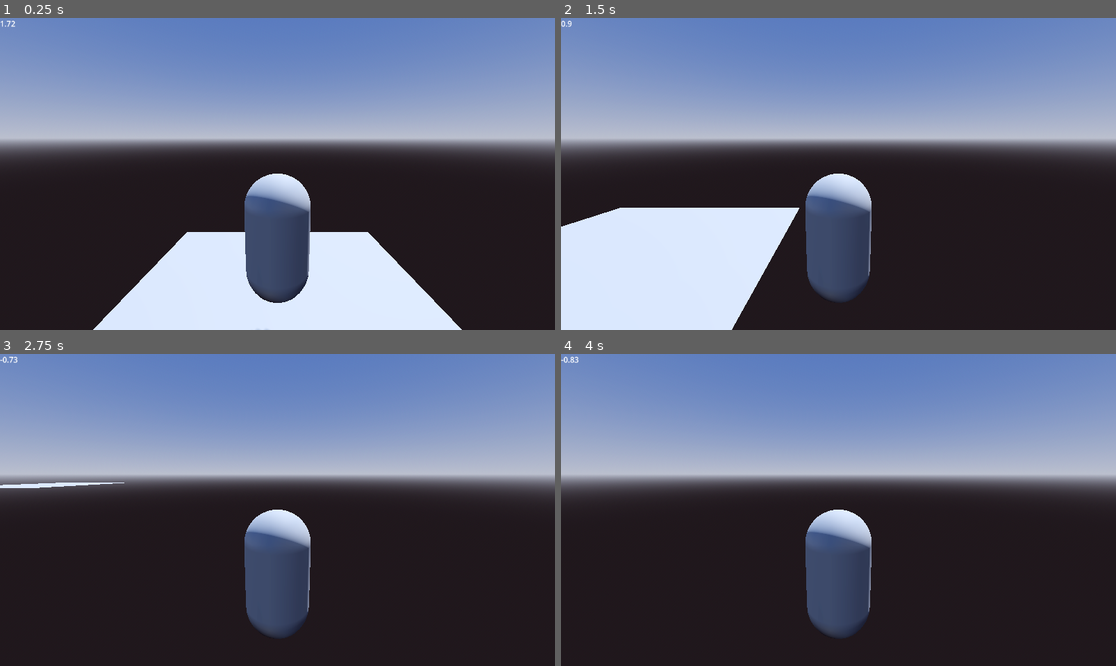
Above: before the commit, frames 1-4 (two rows, left to right).
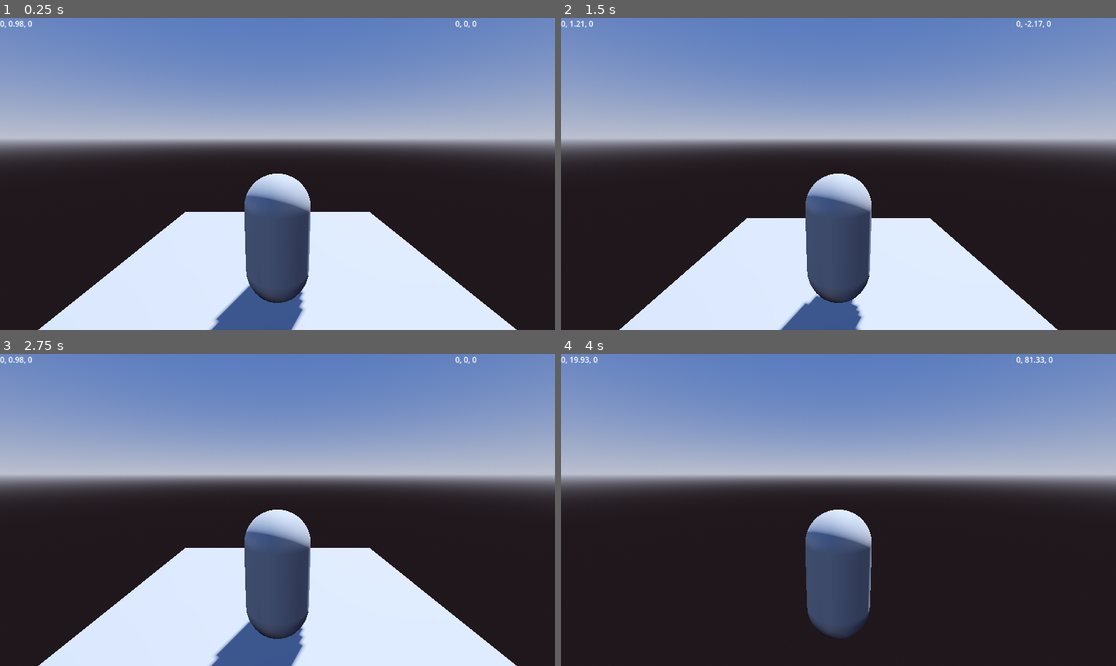
Above: after the commit, the same moments.

Repository: Grantallkotten/my-game
Game: Godot game, scene res://scene.tscn
The game is run twice, just before and just after one commit, with the same random seed, the same clock (stepped at 60 frames per second) and the same inputs.
Inputs:
- Up to frame 1 (0.25 s): no input
- Up to frame 2 (1.5 s): tap Enter (ui_accept) at 0.5 s; hold Right (ui_right) 0.53-1.28 s; hold Enter (ui_accept) 0.53-1.28 s; tap Space (jump, bound only after the commit) at 0.77, 0.8, 1.07, 1.35 s; hold Down (ui_down) from 1.28 s (still down)
- Up to frame 3 (2.75 s): tap Space (jump, bound only after the commit) at 1.52, 1.82, 2.3 s; tap Enter (ui_accept) at 1.55 s; release Down (ui_down) at 2.03 s; hold Right (ui_right) from 2.03 s (still down); hold Enter (ui_accept) from 2.03 s (still down)
- Up to frame 4 (4 s): release Right (ui_right) at 2.78 s; release Enter (ui_accept) at 2.78 s; hold Up (ui_up) 2.78-3.53 s; tap Enter (ui_accept) at 2.85 s; tap Space (jump, bound only after the commit) at 3.02, 3.32 s; hold Left (ui_left) from 3.53 s (still down); hold Space (jump, bound only after the commit) from 3.53 s (still down)

The runs differ from the first frame. In frame 1, 7.9% of the frame differs, in the area x 0-94%, y 0-100%; in frame 2, 21%, in the area x 0-90%, y 0-100%; in frame 3, 20%; in frame 4, 0.1%.

Commit message:
Added more advanced player movment

Diff:
--- a/player/player.gd
+++ b/player/player.gd
@@ -1,8 +1,12 @@
-extends RigidBody3D
+extends CharacterBody3D
 
-@onready var label: Label = $HUD/HUTArea/Label
+@onready var position_label: Label = $HUD/HUDArea/PositionLabel
+@onready var velocity_label: Label = $HUD/HUDArea/VelocityLabel
 
-@onready var walk_strength: float = 1000
+@export var walk_speed: float = 10.0
+@export var walk_acceleration: float = 20.0
+@export var jump_strength: float = 5.0
+@export var gravity: float = 90.0
 
 # Called when the node enters the scene tree for the first time.
 func _ready() -> void:
@@ -11,18 +15,26 @@
 
 # Called every frame. 'delta' is the elapsed time since the previous frame.
 func _process(delta: float) -> void:
-	player_movment(delta)
-	set_hud()
+	_player_movment(delta)
+	_set_hud()
 
-func player_movment(delta: float) -> void:
-	var input := Vector3.ZERO
+func _player_movment(delta: float) -> void:
+	var movment_direction := Vector3.ZERO
 	# Input.get_axis(A, B) --> A will return 1.0 and B -1.0
-	input.x = Input.get_axis("ui_left", "ui_right")
-	input.z = Input.get_axis("ui_up", "ui_down")
-	input.y = Input.get_action_strength("ui_accept")
+	movment_direction.x = Input.get_axis("move_left", "move_right")
+	movment_direction.z = Input.get_axis("move_forward", "move_backwards")
+	movment_direction.y = Input.get_action_strength("jump")
+	movment_direction = movment_direction.normalized()
 
-	apply_central_force(input * walk_strength * delta)
+	velocity.y += movment_direction.y * jump_strength
+	velocity = velocity.move_toward(movment_direction * walk_speed, walk_acceleration * delta)
 
+	_apply_gravity(delta)
+	move_and_slide()
 
-func set_hud() -> void:
-	label.text = str(round(position.y * 100)/100.0)
+func _apply_gravity(delta: float) -> void:
+	velocity.y -= gravity * delta
+
+func _set_hud() -> void:
+	position_label.text = str(round(position.x * 100)/100.0) + ", " + str(round(position.y * 100)/100.0) + ", " + str(round(position.z * 100)/100.0)
+	velocity_label.text = str(round(velocity.x * 100)/100.0) + ", " + str(round(velocity.y * 100)/100.0) + ", " + str(round(velocity.z * 100)/100.0)
--- a/player/player.tscn
+++ b/player/player.tscn
@@ -7,8 +7,7 @@
 [sub_resource type="ConvexPolygonShape3D" id="ConvexPolygonShape3D_7r8a2"]
 points = PackedVector3Array(-0.125207, -0.532801, -0.480507, 0.0227831, 0.47607, 0.498884, 0.169713, 0.559144, 0.464172 …(924 unchanged characters)…
 
-[node name="Player" type="RigidBody3D"]
-lock_rotation = true
+[node name="Player" type="CharacterBody3D"]
 script = ExtResource("1_gdt4l")
 
 [node name="MeshInstance3D" type="MeshInstance3D" parent="."]
@@ -25,10 +24,11 @@
 
 [node name="Camera3D" type="Camera3D" parent="TwistPivot/PitchPivot"]
 transform = Transform3D(1, 0, 0, 0, 1, 0, 0, 0, 1, 0, 0, 3)
+current = true
 
 [node name="HUD" type="CanvasLayer" parent="."]
 
-[node name="HUTArea" type="Control" parent="HUD"]
+[node name="HUDArea" type="Control" parent="HUD"]
 layout_mode = 3
 anchors_preset = 15
 anchor_right = 1.0
@@ -36,7 +36,16 @@
 grow_horizontal = 2
 grow_vertical = 2
 
-[node name="Label" type="Label" parent="HUD/HUTArea"]
-layout_mode = 0
+[node name="PositionLabel" type="Label" parent="HUD/HUDArea"]
+layout_mode = 1
 offset_right = 207.0
 offset_bottom = 74.0
+
+[node name="VelocityLabel" type="Label" parent="HUD/HUDArea"]
+layout_mode = 1
+anchors_preset = 1
+anchor_left = 1.0
+anchor_right = 1.0
+offset_left = -207.0
+offset_bottom = 74.0
+grow_horizontal = 0
--- a/project.godot
+++ b/project.godot
@@ -14,3 +14,31 @@
 run/main_scene="res://scene.tscn"
 config/features=PackedStringArray("4.3", "Forward Plus")
 config/icon="res://icon.svg"
+
+[input]
+
+move_forward={
+"deadzone": 0.5,
+"events": [Object(InputEventKey,"resource_local_to_scene":false,"resource_name":"","device":-1,"window_id":0,"alt_pressed":false,"shift_pressed":false,"ctrl_pressed":false,"meta_pressed":false,"pressed":false,"keycode":0,"physical_keycode":87,"key_label":0,"unicode":119,"location":0,"echo":false,"script":null)
+]
+}
+move_backwards={
+"deadzone": 0.5,
+"events": [Object(InputEventKey,"resource_local_to_scene":false,"resource_name":"","device":-1,"window_id":0,"alt_pressed":false,"shift_pressed":false,"ctrl_pressed":false,"meta_pressed":false,"pressed":false,"keycode":0,"physical_keycode":83,"key_label":0,"unicode":115,"location":0,"echo":false,"script":null)
+]
+}
+move_left={
+"deadzone": 0.5,
+"events": [Object(InputEventKey,"resource_local_to_scene":false,"resource_name":"","device":-1,"window_id":0,"alt_pressed":false,"shift_pressed":false,"ctrl_pressed":false,"meta_pressed":false,"pressed":false,"keycode":0,"physical_keycode":65,"key_label":0,"unicode":97,"location":0,"echo":false,"script":null)
+]
+}
+move_right={
+"deadzone": 0.5,
+"events": [Object(InputEventKey,"resource_local_to_scene":false,"resource_name":"","device":-1,"window_id":0,"alt_pressed":false,"shift_pressed":false,"ctrl_pressed":false,"meta_pressed":false,"pressed":false,"keycode":0,"physical_keycode":68,"key_label":0,"unicode":100,"location":0,"echo":false,"script":null)
+]
+}
+jump={
+"deadzone": 0.5,
+"events": [Object(InputEventKey,"resource_local_to_scene":false,"resource_name":"","device":-1,"window_id":0,"alt_pressed":false,"shift_pressed":false,"ctrl_pressed":false,"meta_pressed":false,"pressed":false,"keycode":0,"physical_keycode":32,"key_label":0,"unicode":32,"location":0,"echo":false,"script":null)
+]
+}
Not shown: 1 places in player/player.tscn that only renumber resources
Not shown: 1 places in scene.tscn that only renumber resources
